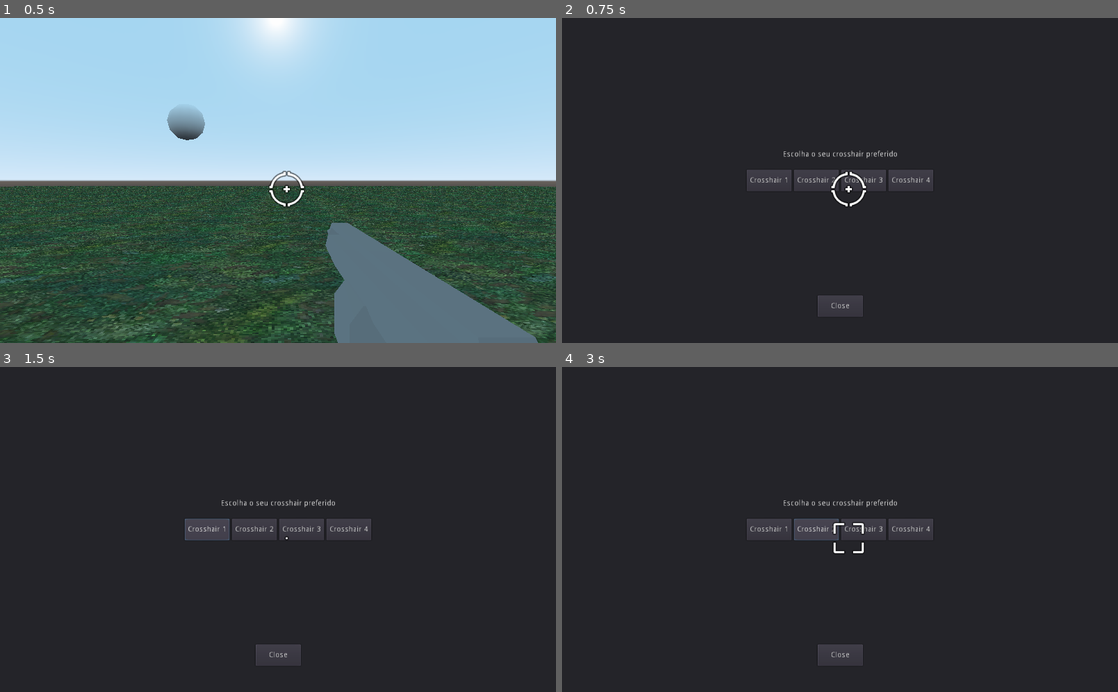
Above: before the commit, frames 1-4 (two rows, left to right).
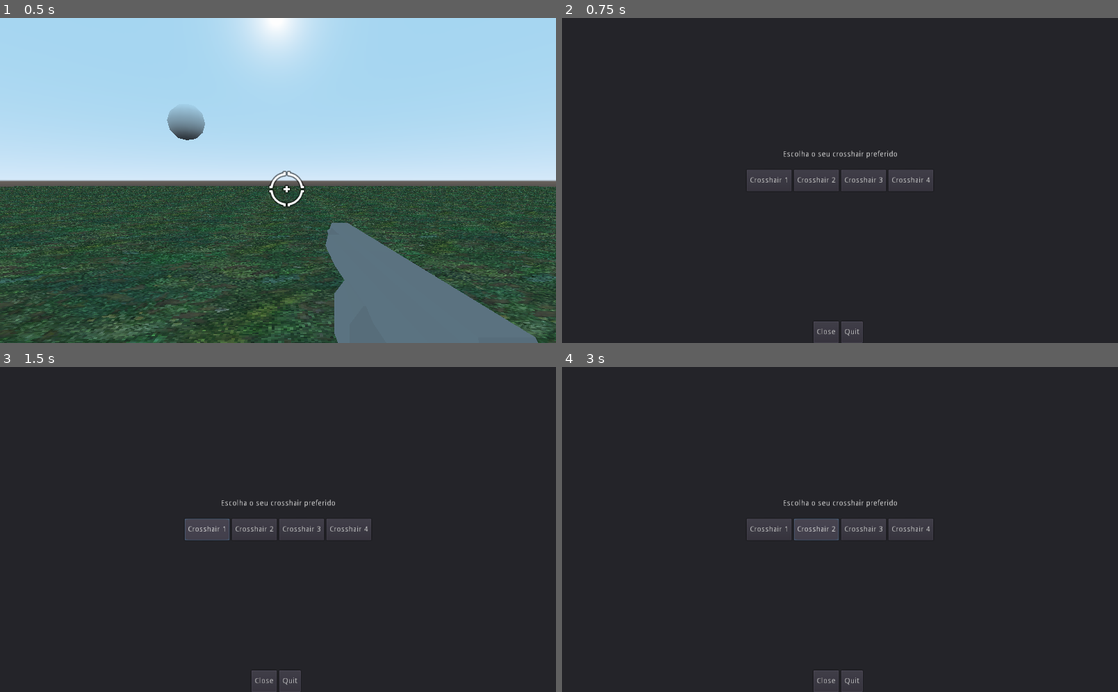
Above: after the commit, the same moments.

Repository: Boyquotes/aim-trainer-godot
Game: Godot game, scene res://scenes/World.tscn
Same seed, same stepped clock (60 frames per second), same inputs: the game is played once before the commit and once after it.
Inputs (mouse positions are in pixels of both pictures, inside the frame that each line leads up to):
- Up to frame 1 (0.5 s): no input
- Up to frame 2 (0.75 s): tap Enter at 0.5 s; move the mouse to (867, 180) at 0.52 s; tap C (open_crosshair_selector, bound only before the commit) at 0.6 s
- Up to frame 3 (1.5 s): click "Crosshair 1" at 1.25 s
- Up to frame 4 (3 s): click "Crosshair 3" at 2 s; click "Crosshair 2" at 2.75 s

Frame 1 is identical in both runs. In frame 2, 0.9% of the frame differs, in the area x 45-55%, y 47-100%; in frame 3, 0.7%; in frame 4, 0.8%.

Commit message:
maquina de estados básica para controlar UI´s

Diff:
--- a/project.godot
+++ b/project.godot
@@ -58,7 +58,7 @@
 "events": [ Object(InputEventMouseButton,"resource_local_to_scene":false,"resource_name":"","device":0,"alt":false,"shi …(212 unchanged characters)…
  ]
 }
-open_crosshair_selector={
+open_menu={
 "deadzone": 0.5,
 "events": [ Object(InputEventKey,"resource_local_to_scene":false,"resource_name":"","device":0,"alt":false,"shift":false,"control":false,"meta":false,"command":false,"pressed":false,"scancode":0,"physical_scancode":67,"unicode":0,"echo":false,"script":null)
  ]
--- a/scenes/GameManager.gd
+++ b/scenes/GameManager.gd
@@ -1,11 +1,12 @@
 extends Spatial
 
 export var targets_to_destroy = 2
+
 onready var bulletEmitter = $Player/Camera/WeaponManager/Weapons/Gun/BulletEmitter/HitscanBulletEmitter
 onready var player = $Player
+onready var playerCrosshair = $Player/Camera/WeaponManager/Weapons/Gun/Crosshair
 onready var gameOverScreen = $GameOver
-
-onready var crosshair_selector_screen = $CrosshairSelector
+onready var menu = $Menu
 
 enum GameStates{
 	playing,
@@ -16,26 +17,36 @@
 var currentState = null
 
 func _ready():
-	currentState = GameStates.playing
-
+	menu.connect("closedMenu", self, "switchState")
+	switchState("playing")
 	gameOverScreen.visible = false
 	bulletEmitter.connect("targetCount", self, "checkGameState")
 
 func _process(delta):
-	if(Input.is_action_just_pressed("exit")):
-		get_tree().quit()
+	if(Input.is_action_just_pressed("open_menu")):
+		switchState("paused")
 
-	if(Input.is_action_just_pressed("open_crosshair_selector")):
-		crosshair_selector_screen.visible = true
-		Input.set_mouse_mode(Input.MOUSE_MODE_VISIBLE)
-
-	if(Globals.game_ended):
-		player.set_process(false)
-		player.set_process_input(false)
-		gameOverScreen.visible = true
+	match currentState:
+		GameStates.playing:
+			menu.visible = false
+			playerCrosshair.visible = true
+			Input.set_mouse_mode(Input.MOUSE_MODE_CAPTURED)
+		GameStates.paused:
+			menu.visible = true
+			playerCrosshair.visible = false
+			Input.set_mouse_mode(Input.MOUSE_MODE_VISIBLE)
+		GameStates.game_ended:
+			player.set_process(false)
+			player.set_process_input(false)
+			gameOverScreen.visible = true
+			playerCrosshair.visible = false
+			Input.set_mouse_mode(Input.MOUSE_MODE_VISIBLE)
 
 func checkGameState(acertos : float, tentativas: float):
 	if(acertos == targets_to_destroy):
 		var hitrate = (acertos/tentativas) * 100
 		gameOverScreen.set_hitrate(hitrate)
-		Globals.game_ended = true
+		switchState("game_ended")
+
+func switchState(state : String):
+	currentState = GameStates[state]
--- a/scenes/CrosshairSelectorManager.gd
+++ b/scenes/Menu.gd
@@ -1,7 +1,9 @@
 extends Control
 
 onready var player = get_node("/root/GameManager/Player")
-onready var crosshair_selector_screen = $"."
+onready var menu = $"."
+
+signal closedMenu
 
 var crosshairs = {
 	"crosshair1" : preload("res://crosshairs/crosshair001.png"),
@@ -11,7 +13,7 @@
 }
 
 func _ready():
-	crosshair_selector_screen.visible = false
+	menu.visible = false
 
 func _on_Button_pressed():
 	player.set_crosshair(crosshairs.crosshair1)
@@ -19,12 +21,14 @@
 func _on_Button2_pressed():
 	player.set_crosshair(crosshairs.crosshair2)
 
-func _on_Button3_pressed():
+func _on_Button3_presson_Button3_pressed():
 	player.set_crosshair(crosshairs.crosshair3)
 
 func _on_Button4_pressed():
 	player.set_crosshair(crosshairs.crosshair4)
 
 func _on_Button5_pressed():
-	crosshair_selector_screen.visible = false
-	Input.set_mouse_mode(Input.MOUSE_MODE_CAPTURED)
+	emit_signal("closedMenu", "playing")
+
+func _on_Button6_pressed():
+	get_tree().quit()
--- a/scenes/CrosshairSelector.tscn
+++ b/scenes/Menu.tscn
@@ -1,8 +1,8 @@
 [gd_scene load_steps=2 format=2]
 
-[ext_resource path="res://scenes/CrosshairSelectorManager.gd" type="Script" id=1]
+[ext_resource path="res://scenes/Menu.gd" type="Script" id=1]
 
-[node name="CrosshairSelector" type="Control"]
+[node name="Menu" type="Control"]
 anchor_right = 1.0
 anchor_bottom = 1.0
 script = ExtResource( 1 )
@@ -55,19 +55,29 @@
 margin_bottom = 6.99998
 text = "Escolha o seu crosshair preferido"
 
-[node name="Button5" type="Button" parent="."]
+[node name="HBoxContainer2" type="HBoxContainer" parent="."]
 anchor_left = 0.5
-anchor_top = 0.887
+anchor_top = 1.0
 anchor_right = 0.5
-anchor_bottom = 0.887
-margin_left = -41.5
-margin_top = -20.2
-margin_right = 41.5
-margin_bottom = 19.8
+anchor_bottom = 1.0
+margin_left = -49.0
+margin_top = -40.0
+margin_right = 49.0
+
+[node name="Button5" type="Button" parent="HBoxContainer2"]
+margin_right = 47.0
+margin_bottom = 40.0
 text = "Close"
+
+[node name="Button6" type="Button" parent="HBoxContainer2"]
+margin_left = 51.0
+margin_right = 91.0
+margin_bottom = 40.0
+text = "Quit"
 
 [connection signal="pressed" from="HBoxContainer/Button" to="." method="_on_Button_pressed"]
 [connection signal="pressed" from="HBoxContainer/Button2" to="." method="_on_Button2_pressed"]
 [connection signal="pressed" from="HBoxContainer/Button3" to="." method="_on_Button3_pressed"]
 [connection signal="pressed" from="HBoxContainer/Button4" to="." method="_on_Button4_pressed"]
-[connection signal="pressed" from="Button5" to="." method="_on_Button5_pressed"]
+[connection signal="pressed" from="HBoxContainer2/Button5" to="." method="_on_Button5_pressed"]
+[connection signal="pressed" from="HBoxContainer2/Button6" to="." method="_on_Button6_pressed"]
--- a/scenes/World.tscn
+++ b/scenes/World.tscn
@@ -6,7 +6,7 @@
 [ext_resource path="res://scenes/GameManager.gd" type="Script" id=4]
 [ext_resource path="res://scenes/GameOver.tscn" type="PackedScene" id=5]
 [ext_resource path="res://environment/raw_assets/grass_lowres.png" type="Texture" id=6]
-[ext_resource path="res://scenes/CrosshairSelector.tscn" type="PackedScene" id=7]
+[ext_resource path="res://scenes/Menu.tscn" type="PackedScene" id=7]
 
 [sub_resource type="SpatialMaterial" id=2]
 albedo_texture = ExtResource( 6 )
@@ -21,7 +21,7 @@
 
 [node name="GameOver" parent="." instance=ExtResource( 5 )]
 
-[node name="CrosshairSelector" parent="." instance=ExtResource( 7 )]
+[node name="Menu" parent="." instance=ExtResource( 7 )]
 
 [node name="Player" parent="." instance=ExtResource( 1 )]
 transform = Transform( 0.999974, 0, -0.00720815, 0, 1, 0, 0.00720815, 0, 0.999974, 0, 0, 3 )
--- a/scripts/Globals.gd
+++ b/scripts/Globals.gd
@@ -1,4 +1,3 @@
 extends Node
 
 signal targetDestroyed
-var game_ended
--- a/scripts/HitscanBulletEmitter.gd
+++ b/scripts/HitscanBulletEmitter.gd
@@ -12,6 +12,8 @@
 	var result = space_state.intersect_ray(our_position, our_position - global_transform.basis.z * distance,
 	[], 2, true, true)
 
+	print(result)
+
 	if result and result.collider.has_method("die"):
 		acertos += 1
 		result.collider.die()
--- a/scripts/Player.gd
+++ b/scripts/Player.gd
@@ -14,7 +14,7 @@
 func _ready():
 	crosshair.set_texture(crosshairs.crosshair3)
 	# MOUSE_MODE_CAPTURED-> The mouse will be hidden and its position locked at the center of the screen.
-	Input.set_mouse_mode(Input.MOUSE_MODE_CAPTURED)
+	#Input.set_mouse_mode(Input.MOUSE_MODE_CAPTURED)
 	weaponManager.init($Camera/FirePoint)
 
 func _process(delta):
